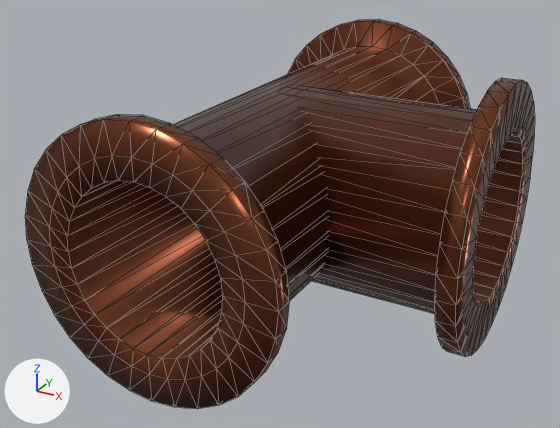
Two versions of the glTF model Systems Offline/systems-offline/src/3d/Assets/General reuseable assets/pipes/Three way pipe.glb, one commit apart.
Camera for both pictures: a 50 mm camera at (11.284, 2.11, 0.918) aimed at (10.559, 3.429, 0.258). The lights are fixed; the arrows at lower left show +X, +Y and +Z. The first picture is the older version. Mesh edges are drawn as thin lines. Where no turn or scale is listed for an object, it has been applied to the vertices. Vertices at exactly the same position are counted once.

In view in the first picture: 'Cylinder.043', 'Three end pipe'.
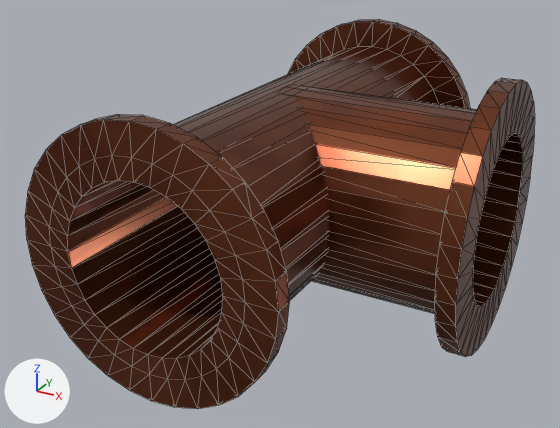
Where the newer file only moved an object's origin or applied its transform, the numbers keep the older frame.

What differs and where, as boxes (x1, y1, x2, y2) in the pictures (560 x 428 px; the box of a moved part takes in the faces that stretch with it):
part 1 of me_cylinder_037, moved or reshaped
    both: (25, 19, 469, 409)
part 2 of me_cylinder_039, shading changed
    both: (296, 80, 529, 357)

What changed in the scene script:
```text
Change me_cylinder_037:
    used by ob_three_end_pipe; location = (10.535, 3.611, 0.312)
    remove me_cylinder_037.from_pydata(...)  # 352 vertices, 700 faces; spans x -0.264..0.266, y -0.612..0.385, z -0.265..0.265
    add me_cylinder_037.from_pydata(...)  # 352 vertices, 700 faces; spans x -0.264..0.266, y -0.474..0.522, z -0.265..0.265
    me_cylinder_037 part 1: the whole mesh is moved by (0.0, 0.138, 0.0)
Change me_cylinder_039:
    where me_cylinder_039.from_pydata(...)  # 224 vertices, 444 faces; spans x -0.079..0.385, y -0.266..0.264, z -0.265..0.265
    used by ob_cylinder_043; location = (10.614, 3.496, 0.312)
    me_cylinder_039 part 2: 413 of the faces centred in x -0.079..0.385, y -0.264..0.262, z -0.263..0.263 are now shaded flat
Change ob_three_end_pipe:
    ob_three_end_pipe.location: (10.535, 3.611, 0.312) -> (10.534, 3.473, 0.312)
```
